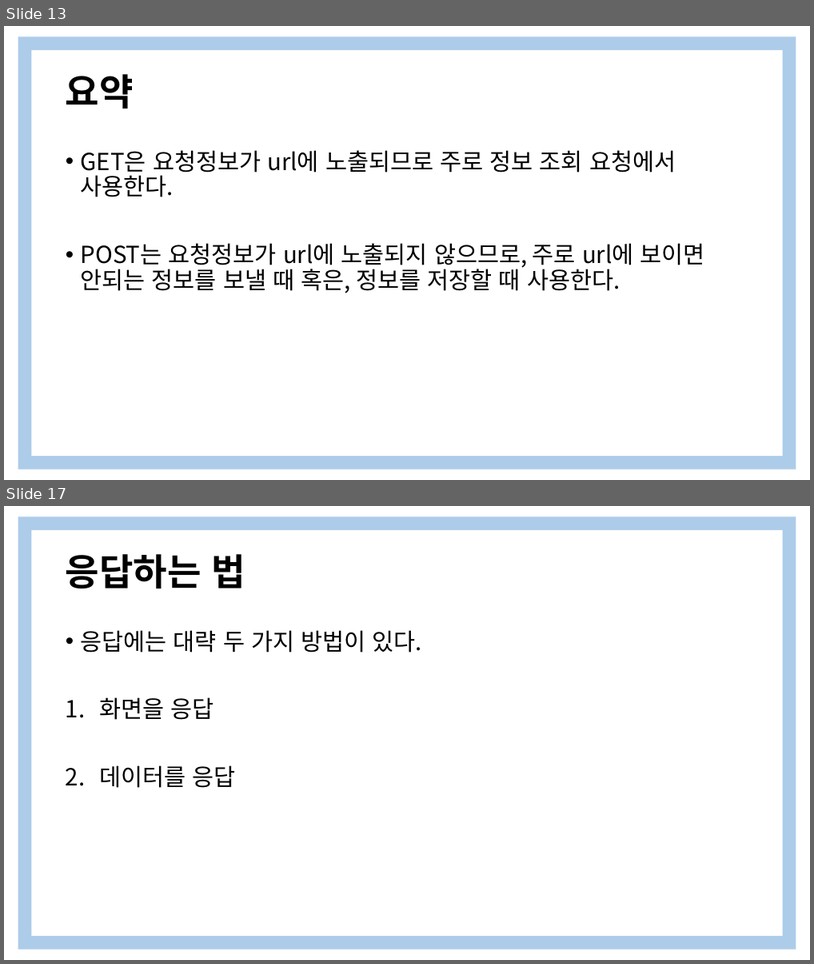
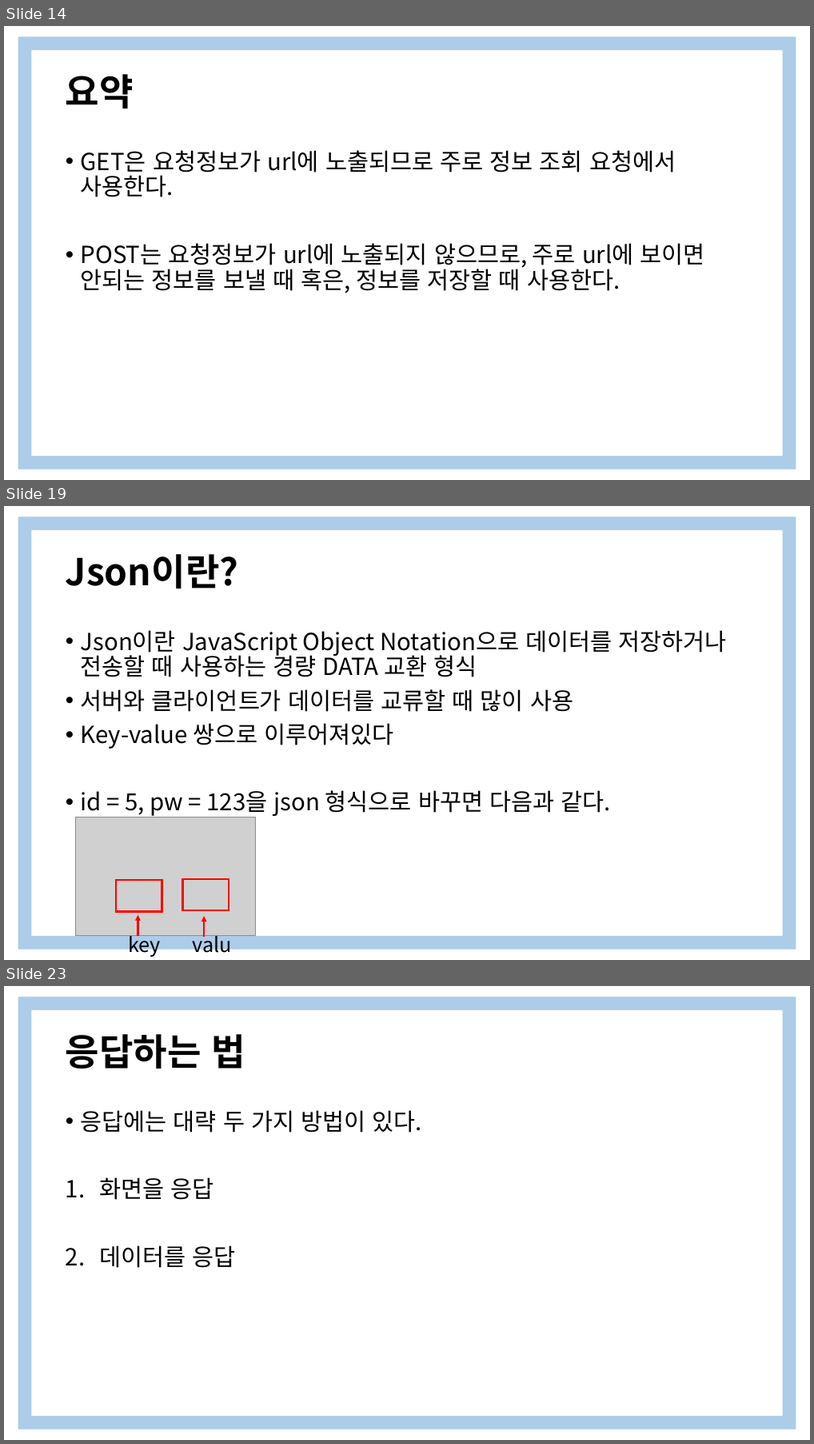
Before and after one commit to yooooonshine/django_seminar, a slide deck: 2주차/Django 특강 2Weeks.pptx. Shown one above the other, each under a label of ours: slides 13 and 17 before the commit, slides 14, 19 and 23 after it; the slides between them are not shown. The pictures are 814x964 and 814x1444 pixels, drawn with LibreOffice and Linux fonts; fonts in the diff are those of the drawing; grey boxes stand for pictures. Boxes give left, top, right and bottom in pixels: in the first picture for what was removed or moved away, otherwise in the second. Text is boxed around its words. In the diff, an @@ line names an element or a change of style, - is before the commit and + after.

```diff
--- a/2주차/Django 특강 2Weeks.pptx
+++ b/2주차/Django 특강 2Weeks.pptx
@@ slide 19 added at (4, 506, 810, 960), background #FFFFFF; not listed: 1 template element that a slide beside it also shows @@
@@ title added at (66, 554, 239, 588), 44 pt, text #000000, bold @@
+Json이란?
@@ text added at (81, 630, 727, 817), 28 pt, text #000000 @@
+• Json이란 JavaScript Object Notation으로 데이터를 저장하거나 전송할 때 사용하는 경량 DATA 교환 형식
+• 서버와 클라이언트가 데이터를 교류할 때 많이 사용
+• Key-value 쌍으로 이루어져있다
+• id = 5, pw = 123을 json 형식으로 바꾸면 다음과 같다.
@@ picture added at (75, 817, 255, 936) @@
@@ rectangle added at (116, 880, 162, 912), outline #FF0000 2.25 pt @@
@@ rectangle added at (183, 879, 229, 910), outline #FF0000 2.25 pt @@
@@ text added at (128, 932, 161, 958), 24 pt, text #000000 @@
+key
@@ arrow added from (138, 936) to (138, 915), #FF0000 2.25 pt @@
@@ text added at (186, 929, 248, 960), 24 pt, text #000000 @@
+value
@@ arrow added from (204, 936) to (204, 916), #FF0000 2.25 pt @@
@@ what was slide 13 is now slide 14 @@
@@ what was slide 17 is now slide 23 @@
```
Also in this commit, not shown: 5 slides changed, 10 other slides added, 4 slides removed.
